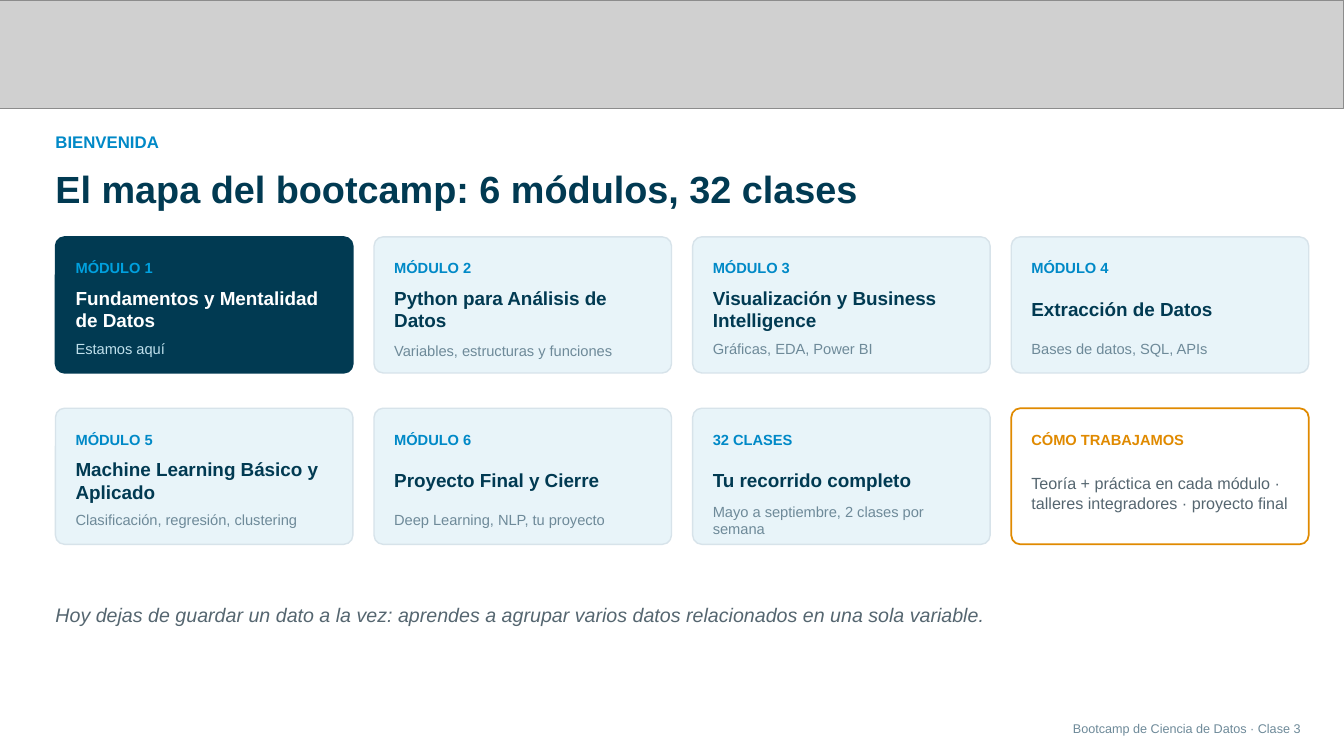
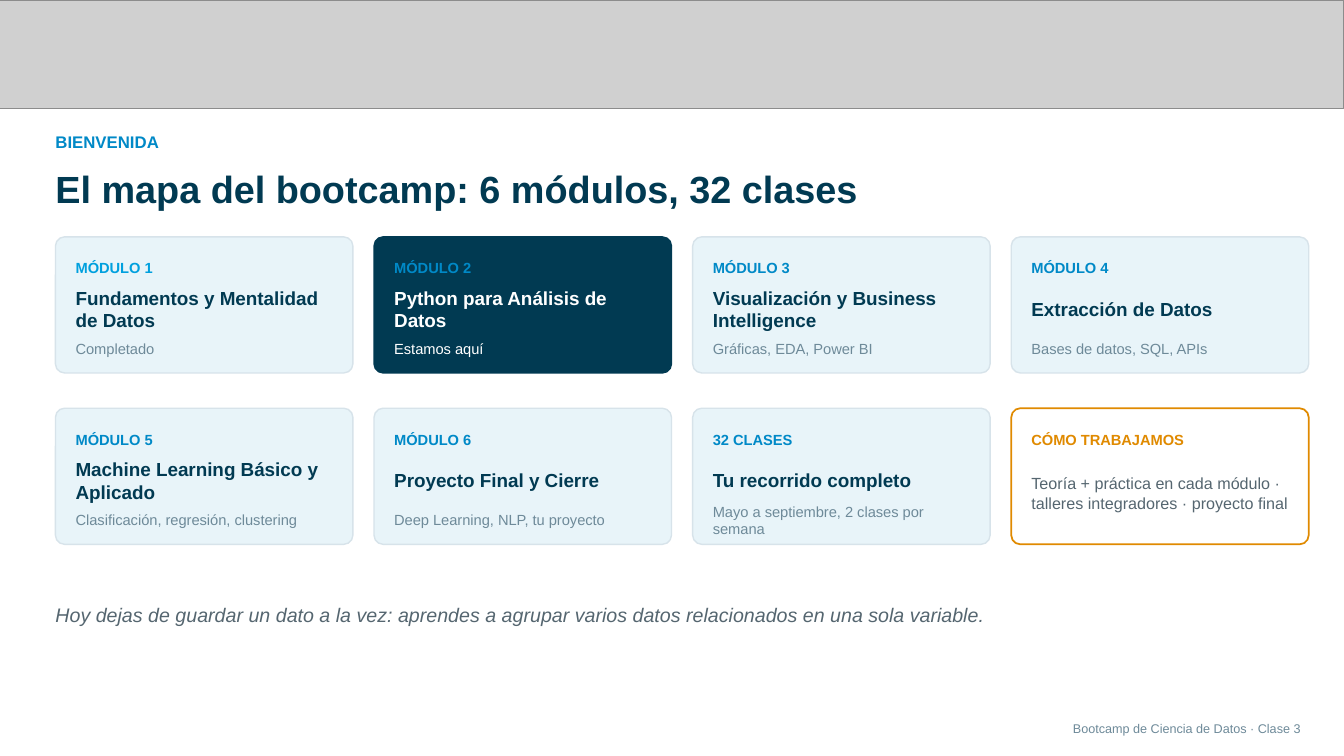
Before and after one commit to cdsaineac/Bootcamp-DS-202608, a slide deck: slide 2 of Clase 03 - Estructuras de datos/clase-03-listas-tuplas-diccionarios.pptx. Drawn at 1344x756 pixels with LibreOffice and Linux fonts; fonts in the diff are those of the drawing; grey boxes stand for pictures. Boxes give left, top, right and bottom in pixels: in the first picture for what was removed or moved away, otherwise in the second. Text is boxed around its words. In the diff, an @@ line names an element or a change of style, - is before the commit and + after.

Commit message:
Clase 03

```diff
--- a/Clase 03 - Estructuras de datos/clase-03-listas-tuplas-diccionarios.pptx
+++ b/Clase 03 - Estructuras de datos/clase-03-listas-tuplas-diccionarios.pptx
@@ rounded rectangle at (55,237,353,373): fill #013A52 to #E8F4F9; outline #013A52 1 pt to #D7E3EA 1 pt @@
@@ rounded rectangle at (374,237,671,373): fill #E8F4F9 to #013A52; outline #D7E3EA 1 pt to #013A52 1 pt @@
@@ text "Fundamentos y Mentalidad de Datos" at (76,291,318,327): text colour #FFFFFF to #013A52 @@
@@ text "Python para Análisis de Datos" at (394,291,607,327): text colour #013A52 to #FFFFFF @@
@@ text added at (76,343,155,357), 10.5 pt, text #6E8A99 @@
+Completado
@@ text "Estamos aquí": place and size @@
-text "Estamos aquí" at (76,343,164,357)
+text "Estamos aquí" at (394,343,483,357)
@@ text "Estamos aquí" at (394,343,483,357): text colour #BFE0EC to #FFFFFF @@
@@ text removed at (394,345,613,359) @@
-Variables, estructuras y funciones
```
